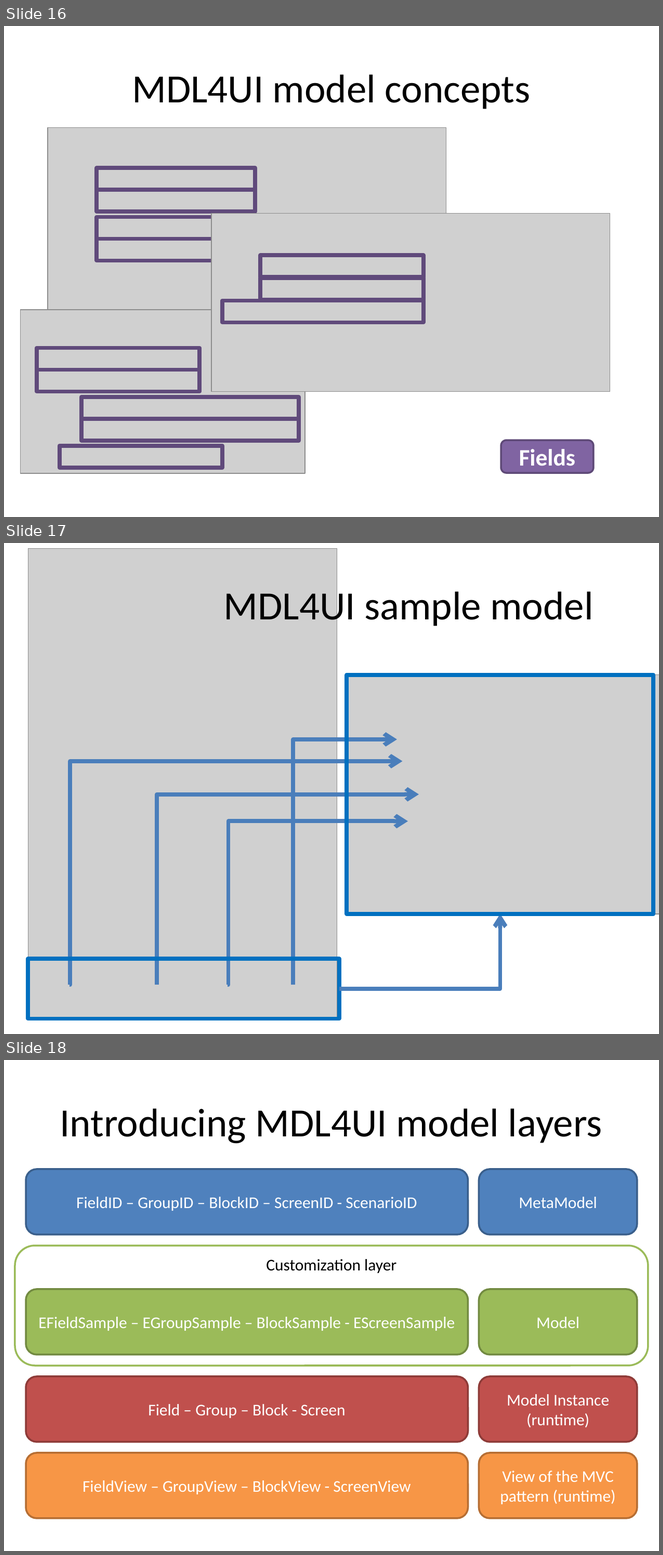
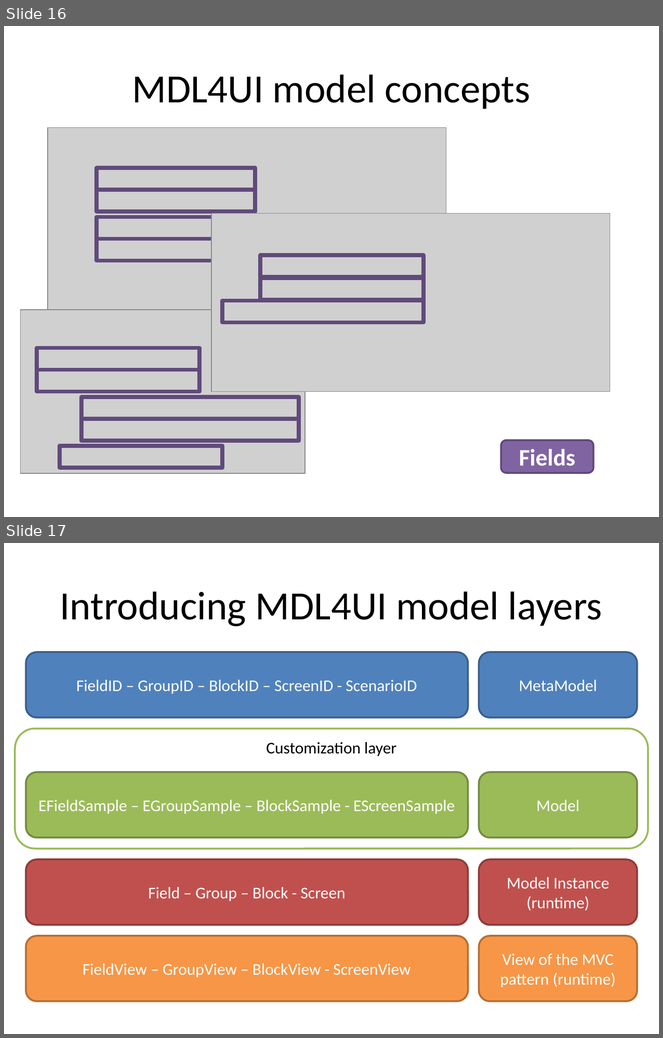
Before and after one commit to lesfurets/mdl4ui, a slide deck: mdl4ui-docs/mdl4ui_cg2013.pptx. Shown one above the other, each under a label of ours: slides 16, 17 and 18 before the commit, slides 16 and 17 after it. The pictures are 663x1555 and 663x1038 pixels, drawn with LibreOffice and Linux fonts; fonts in the diff are those of the drawing; grey boxes stand for pictures; background and template pictures are left out. Boxes give left, top, right and bottom in pixels: in the first picture for what was removed or moved away, otherwise in the second. Text is boxed around its words. In the diff, an @@ line names an element or a change of style, - is before the commit and + after.

Commit message:
live coding steps update
slides update
screenshot update

```diff
--- a/mdl4ui-docs/mdl4ui_cg2013.pptx
+++ b/mdl4ui-docs/mdl4ui_cg2013.pptx
@@ slide 17 removed at (4, 543, 659, 1034), background #FFFFFF @@
@@ picture removed at (28, 548, 337, 1018) @@
@@ title removed at (224, 586, 593, 629) @@
-MDL4UI sample model
@@ picture removed at (347, 675, 659, 914) @@
@@ rectangle removed at (347, 675, 653, 914) @@
@@ elbow arrow removed from (294, 985) to (397, 740) @@
@@ elbow arrow removed from (70, 985) to (402, 761) @@
@@ elbow arrow removed from (157, 985) to (419, 795) @@
@@ elbow arrow removed from (228, 985) to (408, 822) @@
@@ elbow arrow removed from (339, 989) to (501, 914) @@
@@ rectangle removed at (28, 959, 339, 1019) @@
@@ what was slide 18 is now slide 17 @@
```
Also in this commit, not shown: 11 slides changed, 1 slide added, 3 other files.
